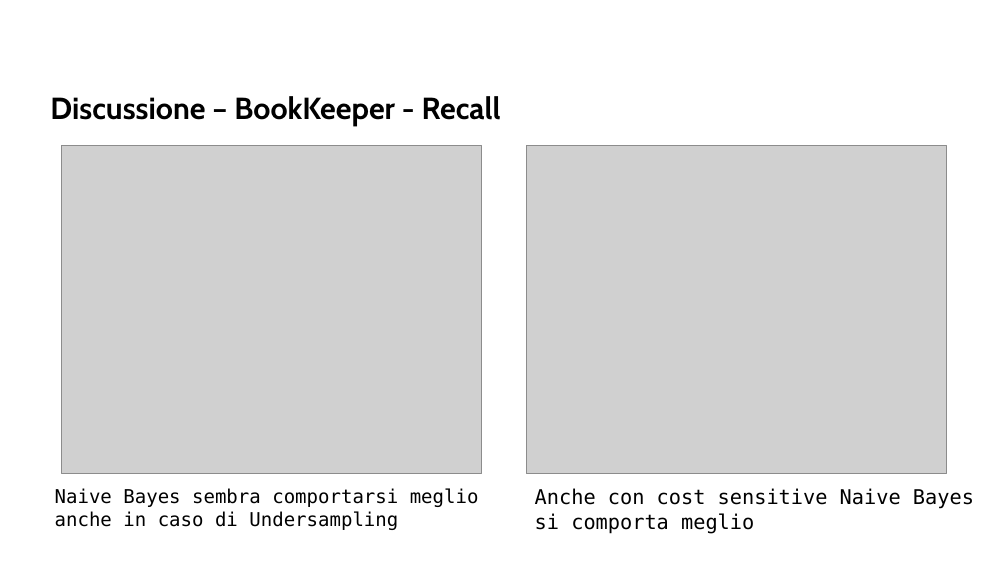
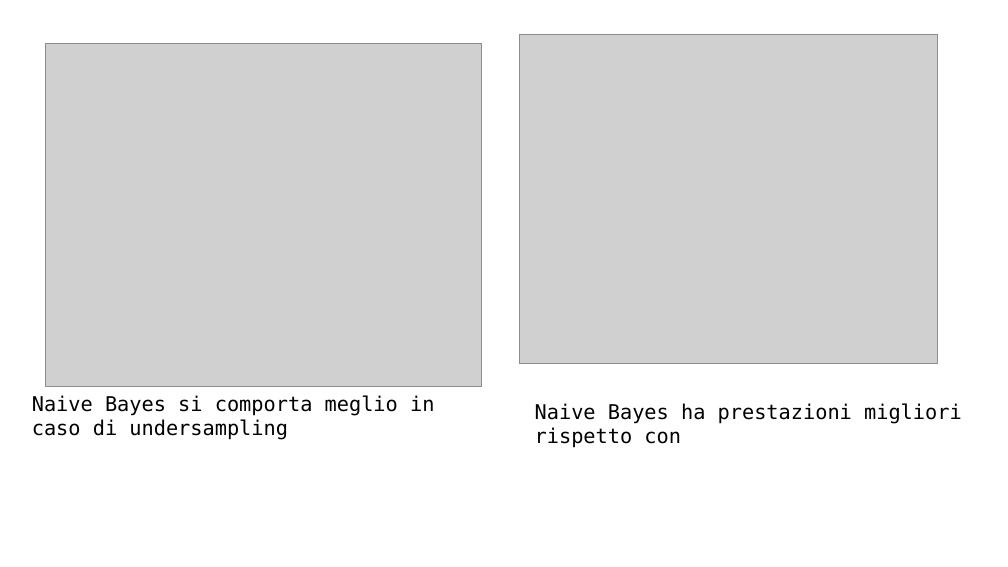
Before and after one commit to AlessDea/ISW2_milestone2, a slide deck: slide 16 of presentazione/isw2_ml.odp (slide 12 before the commit). Drawn at 1008x567 pixels with LibreOffice and Linux fonts; fonts in the diff are those of the drawing; grey boxes stand for pictures; background and template pictures are left out. Boxes give left, top, right and bottom in pixels: in the first picture for what was removed or moved away, otherwise in the second. Text is boxed around its words. In the diff, an @@ line names an element or a change of style, - is before the commit and + after.

```diff
--- a/presentazione/isw2_ml.odp
+++ b/presentazione/isw2_ml.odp
@@ picture resized from (x1=61, y1=145, x2=481, y2=475) to (x1=46, y1=44, x2=482, y2=387) @@
@@ picture moved from (x1=527, y1=145, x2=947, y2=475) to (x1=520, y1=35, x2=938, y2=364) @@
@@ title removed at (x1=50, y1=96, x2=501, y2=126) @@
-Discussione – BookKeeper - Recall
@@ text at (x1=32, y1=395, x2=434, y2=440): text changed; size 15 to 16 pt @@
-Naive Bayes sembra comportarsi meglio anche in caso di Undersampling
+Naive Bayes si comporta meglio in caso di undersampling
@@ text added at (x1=535, y1=403, x2=962, y2=448), 16 pt, text #000000 @@
+Naive Bayes ha prestazioni migliori rispetto con
@@ text removed at (x1=535, y1=488, x2=974, y2=534) @@
-Anche con cost sensitive Naive Bayes si comporta meglio
```
Also in this commit, not shown: 13 other slides changed, 4 slides added, 3 slides removed, 2 other files.
